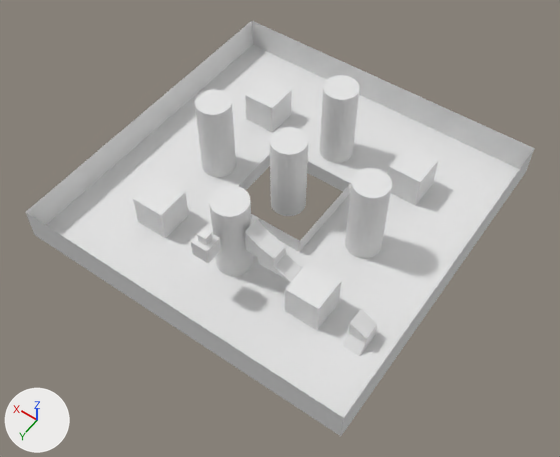
One commit to the Blender file models/level2.blend: the scene before it, then after it.
One viewpoint serves both versions: a 50 mm camera at (-16.1, 23.4, 33.9) aimed at (-1.1, 2.3, 0.8). The lights are fixed; the arrows at lower left show +X, +Y and +Z.

Script lines for the objects in view, before the commit:
```python
me_plane = bpy.data.meshes.new('Plane')
me_plane.from_pydata(...)  # 428 vertices, 560 faces; spans x -1.0..1.0, y -1.0..1.0, z 0.0..5.0
me_plane.materials.append(mat_material_001)  # white #e7e7e7
ob_plane_col = bpy.data.objects.new('Plane-col', me_plane)
ob_plane_col.location = (0.0, 0.0, 0.0)
ob_plane_col.scale = (10.0, 10.0, 1.0)
```
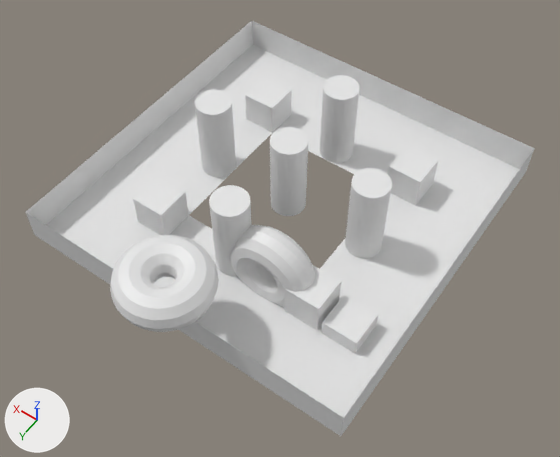
What differs and where, as boxes [x1, y1, x2, y2] in the pictures (560 x 457 px):
```json
{"part": 1, "of": "me_plane", "change": "added", "after": [321, 295, 378, 353]}
{"part": 2, "of": "me_plane", "change": "added", "after": [231, 225, 316, 307]}
{"part": 3, "of": "me_plane", "change": "added", "after": [110, 235, 219, 332]}
{"part": 4, "of": "me_plane", "change": "deleted", "before": [343, 309, 377, 356]}
{"part": 5, "of": "me_plane", "change": "cut back", "before": [46, 45, 520, 418], "after": [46, 45, 520, 418]}
```

Edits to the scene script, one JSON object a line:
```json
{"block": "me_plane", "where": "# used by ob_plane_col; location = (0.0, 0.0, 0.0); scale = (10.0, 10.0, 1.0)"}
{"op": "remove", "block": "me_plane", "code": "me_plane.from_pydata(...)  # 428 vertices, 560 faces; spans x -1.0..1.0, y -1.0..1.0, z 0.0..5.0"}
{"op": "add", "block": "me_plane", "code": "me_plane.from_pydata(...)  # 1534 vertices, 1670 faces; spans x -1.0..1.0, y -1.0..1.25, z -1.0..5.0"}
{"block": "me_plane", "change": "me_plane part 1: a new loose piece, a box spanning x -0.82..-0.62, y 0.4..0.6, z -1.0..1.0, in mat_material_001 (white #e7e7e7)"}
{"block": "me_plane", "change": "me_plane part 2: a new loose piece of 576 vertices spanning x -0.5..0.0, y 0.4..0.6, z -1.0..4.0, in mat_material_001 (white #e7e7e7)"}
{"block": "me_plane", "change": "me_plane part 3: a new loose piece of 576 vertices spanning x -0.25..0.25, y 0.75..1.25, z 3.0..5.0, in mat_material_001 (white #e7e7e7)"}
{"block": "me_plane", "change": "me_plane part 4: the loose piece of 12 vertices spanning x -0.85..-0.75, y 0.45..0.6, z 0.0..1.5 is deleted"}
{"block": "me_plane", "change": "me_plane part 5"}
{"block": "me_plane", "change": "46 vertices are removed from x -0.4..0.25, y -0.25..0.75, z 0.0..4.5"}
{"block": "me_plane", "change": "54 faces are deleted"}
{"block": "me_plane", "change": "4 vertices are added at (0.4, 0.4, 0.0), (-0.4, 0.4, 0.0), (-0.4, -0.4, 0.0), (0.4, -0.4, 0.0)"}
{"block": "me_plane", "change": "16 new faces join them"}
```
